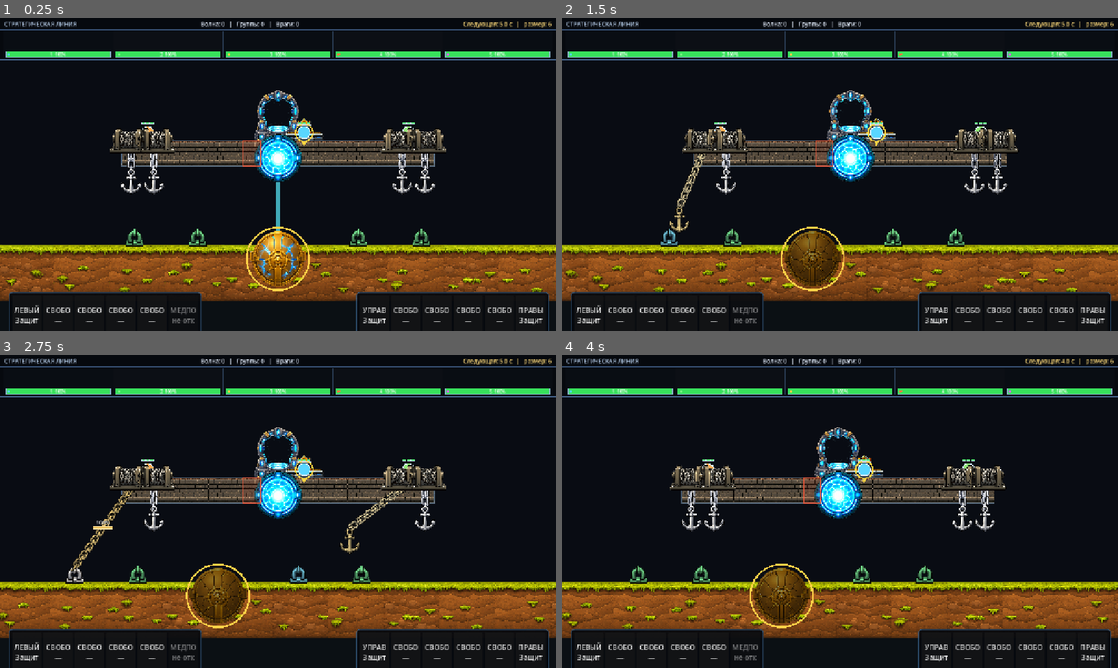
Above: before the commit, frames 1-4 (two rows, left to right).
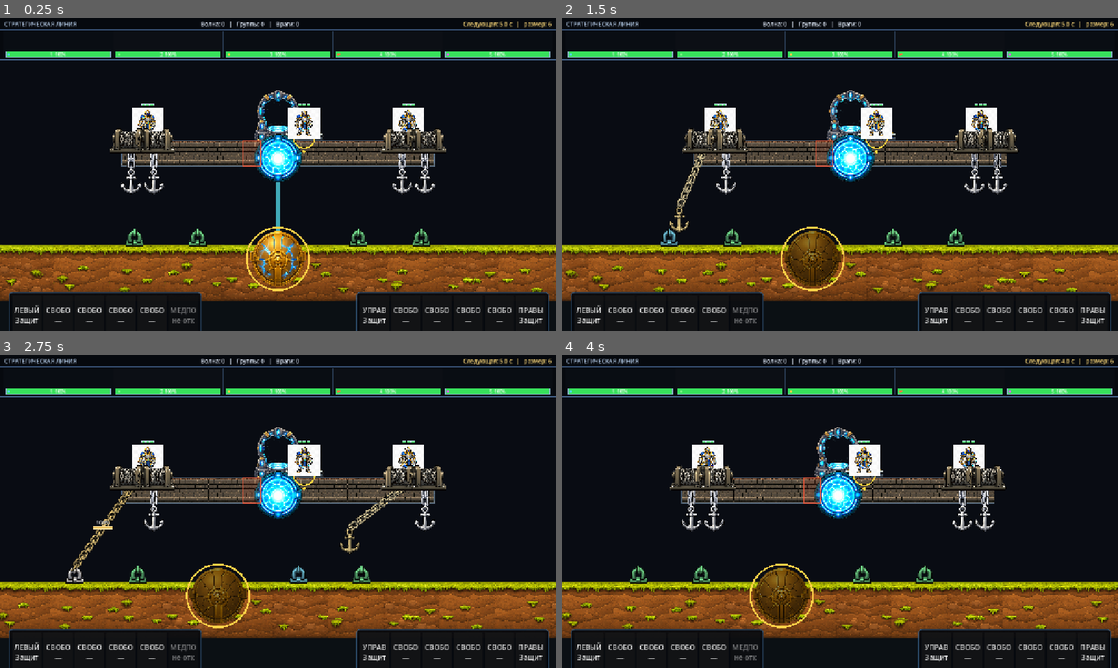
Above: after the commit, the same moments.

Repository: bageus/GloryProtect
Game: Godot game, scene res://scenes/game/game_root_with_flyers.tscn
The game is run twice, just before and just after one commit, with the same random seed, the same clock (stepped at 60 frames per second) and the same inputs.
Inputs (mouse positions are in pixels of both pictures, inside the frame that each line leads up to):
- Up to frame 1 (0.25 s): no input
- Up to frame 2 (1.5 s): tap Enter (ui_accept) at 0.5, 0.77 s; move the mouse to (962, 158) at 0.52 s; hold Right (ui_right) 0.53-1.25 s; tap 1 at 0.6 s; click (962, 158) at 0.67 s; drag from (728, 190) to (812, 237) at 1.27 s
- Up to frame 3 (2.75 s): move the mouse to (333, 442) at 2.02 s; hold Right (ui_right) from 2.03 s (still down); tap 3 at 2.1 s
- Up to frame 4 (4 s): release Right (ui_right) at 2.75 s; drag from (812, 574) to (673, 464) at 2.77 s; move the mouse to (1006, 558) at 3.52 s; hold Left (ui_left) from 3.53 s (still down); tap R at 3.6 s; tap Enter (ui_accept) at 3.77 s

The runs differ from the first frame. In frame 1, 1.4% of the frame differs, in the area x 23-77%, y 27-44%; in frame 2, 1.4%; in frame 3, 1.4%; in frame 4, 1.4%.

Commit message:
Render defenders with role-specific assets

Diff:
--- a/scripts/crew/defender_visual.gd
+++ b/scripts/crew/defender_visual.gd
@@ -1,20 +1,51 @@
 class_name DefenderVisual
 extends Node2D
+
+const REGULAR_TEXTURE: Texture2D = preload(
+	"res://visual/defenders/ChatGPT Image Jun 24, 2026, 12_14_07 AM.png"
+)
+const DRIVER_TEXTURE: Texture2D = preload(
+	"res://visual/defenders/ChatGPT Image Jun 24, 2026, 12_28_49 AM.png"
+)
+const MEDIC_TEXTURE: Texture2D = preload(
+	"res://visual/defenders/ChatGPT Image Jun 24, 2026, 12_29_17 AM.png"
+)
 
 @export_node_path("HealthComponent") var health_path: NodePath
 @export_node_path("StatusEffectComponent") var status_effects_path: NodePath
 @export_range(4.0, 40.0, 1.0) var body_radius: float = 14.0
 @export var body_color: Color = Color(0.45, 0.8, 1.0)
+@export_group("Defender Assets")
+@export_range(32.0, 128.0, 1.0) var asset_height: float = 72.0
+@export_range(32.0, 128.0, 1.0) var asset_max_width: float = 72.0
+@export_range(0.0, 1.0, 0.01) var alpha_crop_threshold: float = 0.08
+@export var asset_offset: Vector2 = Vector2.ZERO
 
 var _selected: bool = false
 var _poisoned: bool = false
 var _poison_stacks: int = 0
+var _role_id: int = CrewRole.Id.FREE_FIGHTER
+var _regular_source_rect: Rect2
+var _driver_source_rect: Rect2
+var _medic_source_rect: Rect2
 
 @onready var _health: HealthComponent = get_node(health_path)
 @onready var _status_effects: StatusEffectComponent = get_node(status_effects_path)
 
 
 func _ready() -> void:
+	_regular_source_rect = TextureRegionLayout.get_alpha_bounds(
+		REGULAR_TEXTURE,
+		alpha_crop_threshold
+	)
+	_driver_source_rect = TextureRegionLayout.get_alpha_bounds(
+		DRIVER_TEXTURE,
+		alpha_crop_threshold
+	)
+	_medic_source_rect = TextureRegionLayout.get_alpha_bounds(
+		MEDIC_TEXTURE,
+		alpha_crop_threshold
+	)
 	_health.health_changed.connect(_on_health_changed)
 	_status_effects.poison_changed.connect(_on_poison_changed)
 	queue_redraw()
@@ -25,6 +56,13 @@
 	body_color = new_color
 	if is_node_ready():
 		queue_redraw()
+
+
+func set_role(role_id: int) -> void:
+	if _role_id == role_id:
+		return
+	_role_id = role_id
+	queue_redraw()
 
 
 func set_selected(is_selected: bool) -> void:
@@ -39,10 +77,15 @@
 
 
 func _draw() -> void:
+	var source_rect: Rect2 = _get_current_source_rect()
+	var asset_size: Vector2 = _fit_asset_size(source_rect.size)
+	var feet := Vector2(0.0, body_radius) + asset_offset
+
 	if _selected:
+		var selection_radius: float = maxf(body_radius + 6.0, asset_size.x * 0.34)
 		draw_arc(
-			Vector2.ZERO,
-			body_radius + 6.0,
+			feet + Vector2(0.0, -3.0),
+			selection_radius,
 			0.0,
 			TAU,
 			40,
@@ -50,30 +93,64 @@
 			3.0
 		)
 		draw_circle(
-			Vector2(0.0, body_radius + 11.0),
+			feet + Vector2(0.0, selection_radius + 5.0),
 			3.5,
 			Color(1.0, 0.84, 0.25)
 		)
-	var active_body_color: Color = body_color
+
+	var tint := Color.WHITE
 	if _poisoned:
-		active_body_color = body_color.lerp(Color(0.48, 0.9, 0.25), 0.45)
-	draw_circle(Vector2.ZERO, body_radius, active_body_color)
-	draw_arc(
-		Vector2.ZERO,
-		body_radius,
-		0.0,
-		TAU,
-		32,
-		Color(0.85, 0.95, 1.0),
-		2.0
+		tint = Color(0.72, 1.0, 0.62, 1.0)
+	var asset_rect := Rect2(
+		feet - Vector2(asset_size.x * 0.5, asset_size.y),
+		asset_size
 	)
+	draw_texture_rect_region(
+		_get_current_texture(),
+		asset_rect,
+		source_rect,
+		tint
+	)
+
 	if _poisoned:
-		_draw_poison_indicator()
-	_draw_health_segments()
+		_draw_poison_indicator(asset_rect)
+	_draw_health_segments(asset_rect)
 
 
-func _draw_poison_indicator() -> void:
-	var marker_position := Vector2(body_radius + 7.0, -body_radius - 4.0)
+func _get_current_texture() -> Texture2D:
+	match _role_id:
+		CrewRole.Id.DRIVER:
+			return DRIVER_TEXTURE
+		CrewRole.Id.MEDIC:
+			return MEDIC_TEXTURE
+		_:
+			return REGULAR_TEXTURE
+
+
+func _get_current_source_rect() -> Rect2:
+	match _role_id:
+		CrewRole.Id.DRIVER:
+			return _driver_source_rect
+		CrewRole.Id.MEDIC:
+			return _medic_source_rect
+		_:
+			return _regular_source_rect
+
+
+func _fit_asset_size(source_size: Vector2) -> Vector2:
+	if source_size.x <= 0.0 or source_size.y <= 0.0:
+		return Vector2(asset_max_width, asset_height)
+	var scale: float = asset_height / source_size.y
+	if source_size.x * scale > asset_max_width:
+		scale = asset_max_width / source_size.x
+	return source_size * scale
+
+
+func _draw_poison_indicator(asset_rect: Rect2) -> void:
+	var marker_position := asset_rect.position + Vector2(
+		asset_rect.size.x + 5.0,
+		8.0
+	)
 	draw_circle(marker_position, 5.0, Color(0.52, 0.95, 0.25))
 	for index: int in range(_poison_stacks):
 		draw_circle(
@@ -83,7 +160,7 @@
 		)
 
 
-func _draw_health_segments() -> void:
+func _draw_health_segments(asset_rect: Rect2) -> void:
 	var segment_width := 8.0
 	var segment_height := 4.0
 	var gap := 2.0
@@ -92,7 +169,7 @@
 		+ float(_health.max_health - 1) * gap
 	)
 	var start_x := -total_width * 0.5
-	var y := -body_radius - 10.0
+	var y := asset_rect.position.y - 8.0
 
 	for index: int in range(_health.max_health):
 		var rect := Rect2(
